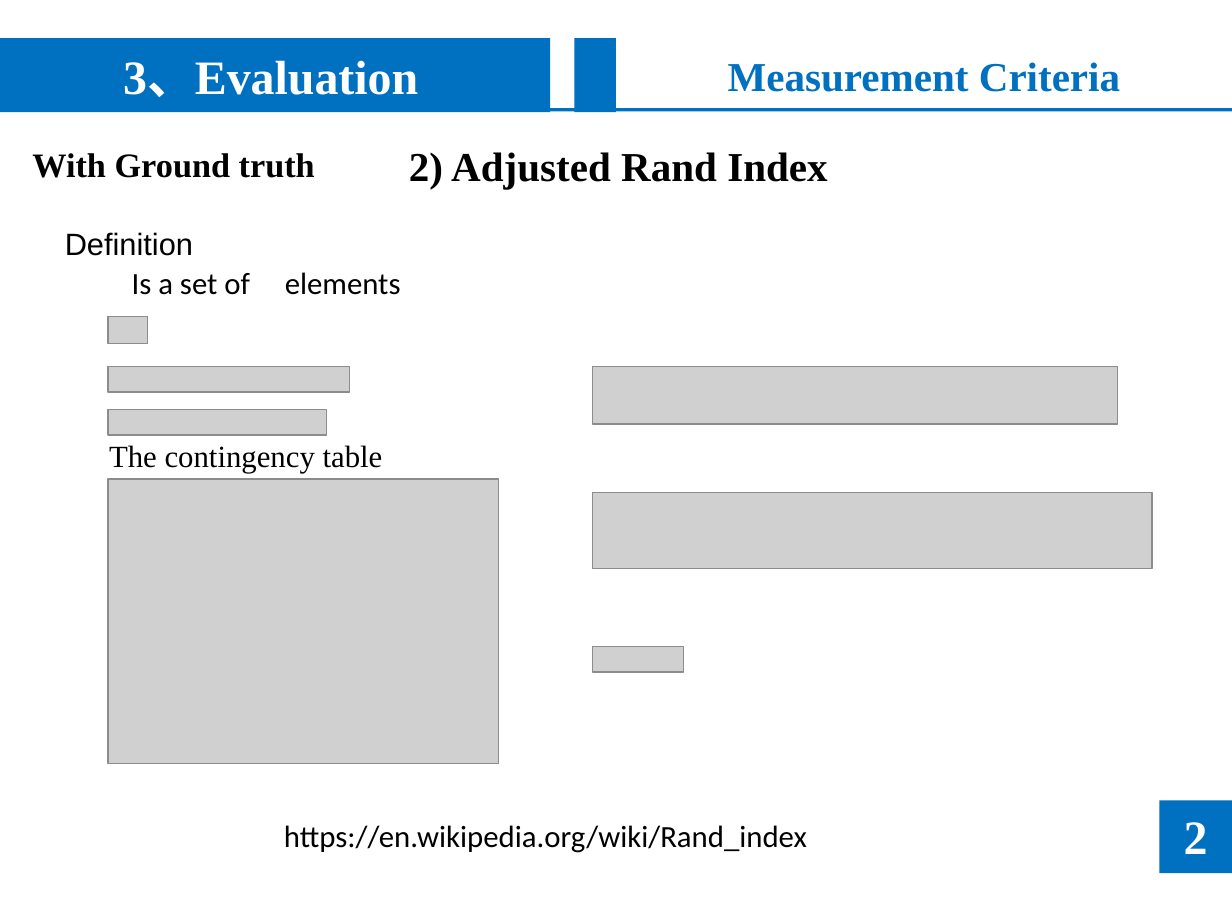
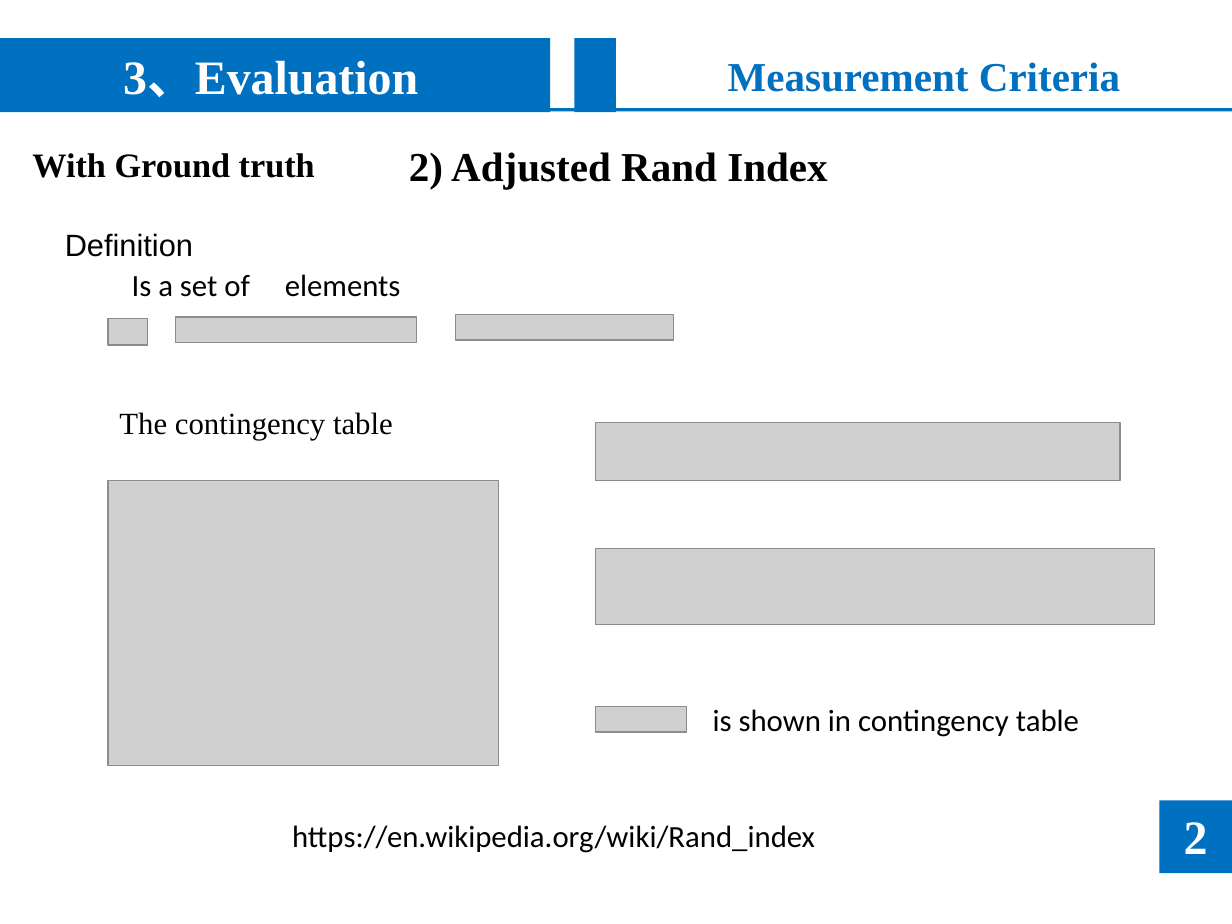
Before and after one commit to noyousjtu/Community-Detection, a slide deck: slide 16 of presentation/Community Detection.ppt (slide 12 before the commit). Drawn at 1232x924 pixels with LibreOffice and Linux fonts; fonts in the diff are those of the drawing; grey boxes stand for pictures; background and template pictures are left out. Boxes give left, top, right and bottom in pixels: in the first picture for what was removed or moved away, otherwise in the second. Text is boxed around its words. In the diff, an @@ line names an element or a change of style, - is before the commit and + after.

```diff
--- a/presentation/Community Detection.ppt
+++ b/presentation/Community Detection.ppt
@@ picture: place and size @@
-picture at <box>108,366,350,392</box>
+picture at <box>175,317,416,342</box>
@@ picture: place and size @@
-picture at <box>108,409,326,435</box>
+picture at <box>456,314,674,340</box>
@@ text "The contingency table": place and size @@
-text "The contingency table" at <box>109,445,383,473</box>
+text "The contingency table" at <box>119,412,393,440</box>
@@ picture: place and size @@
-picture at <box>593,366,1117,424</box>
+picture at <box>595,423,1120,480</box>
@@ picture: place and size @@
-picture at <box>593,493,1152,568</box>
+picture at <box>595,548,1154,623</box>
@@ picture: place and size @@
-picture at <box>593,647,684,673</box>
+picture at <box>595,706,686,732</box>
@@ text added at <box>713,709,1079,737</box>, 18 pt, text #000000 @@
+is shown in contingency table
@@ text "https://en.wikipedia.org/wiki/Rand_index": place and size @@
-text "https://en.wikipedia.org/wiki/Rand_index" at <box>284,825,807,853</box>
+text "https://en.wikipedia.org/wiki/Rand_index" at <box>292,825,815,853</box>
```
Also in this commit, not shown: 9 other slides changed, 9 slides added, 2 slides removed, 1 other file.
